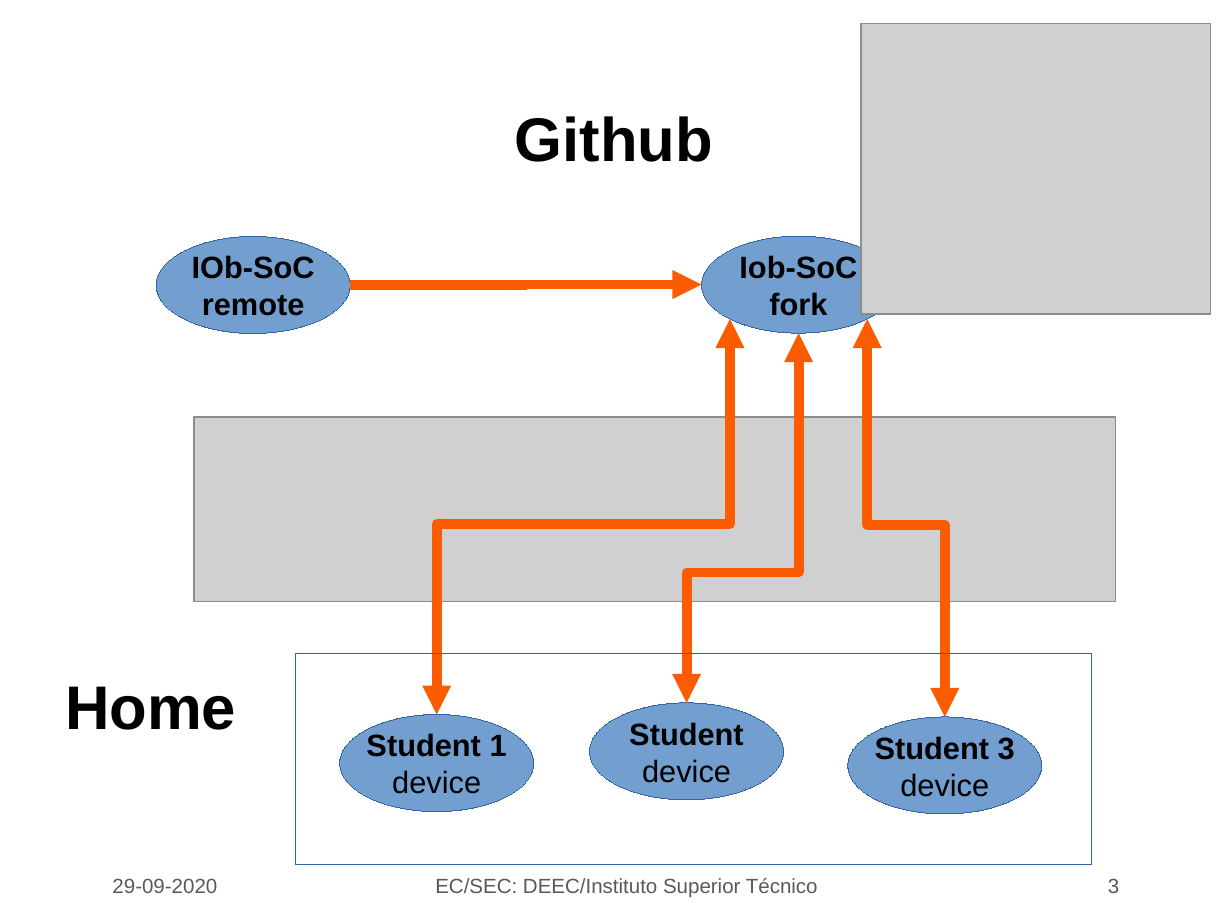
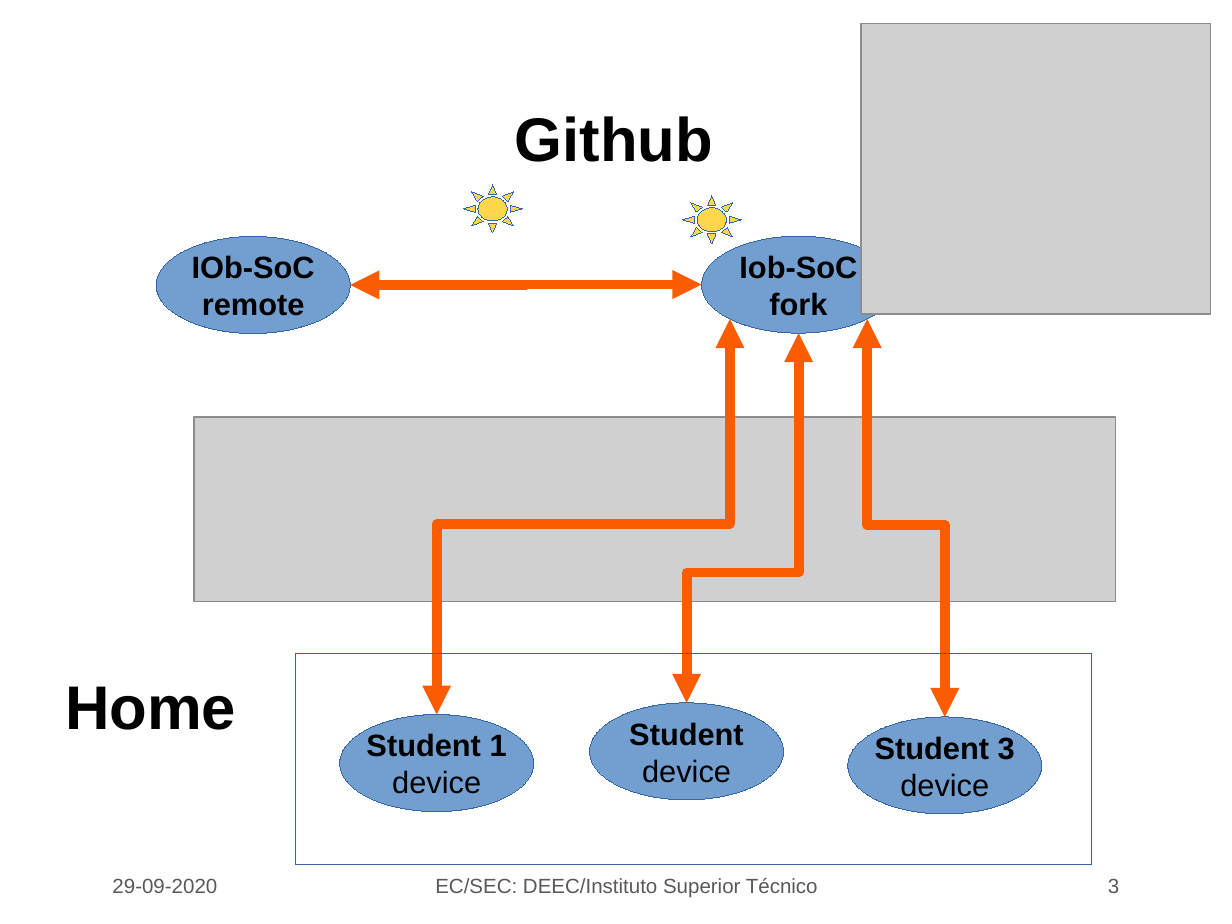
Before and after one commit to jjts/ist-sec, a slide deck: slide 3 of lectures/l3/l3.odp. Drawn at 1232x924 pixels with LibreOffice and Linux fonts; fonts in the diff are those of the drawing; grey boxes stand for pictures; background and template pictures are left out. Boxes give left, top, right and bottom in pixels: in the first picture for what was removed or moved away, otherwise in the second. Text is boxed around its words. In the diff, an @@ line names an element or a change of style, - is before the commit and + after.

```diff
--- a/lectures/l3/l3.odp
+++ b/lectures/l3/l3.odp
@@ sun added at box(463, 185, 522, 233), fill #FFD74C, outline #3465A4 0 pt @@
@@ sun added at box(683, 196, 742, 244), fill #FFD74C, outline #3465A4 0 pt @@
@@ elbow arrow (701, 285) - (350, 285): elbow arrow to elbow double arrow @@
```
Also in this commit, not shown: 15 other slides changed, 3 slides added, 1 slide removed, 5 other files.
